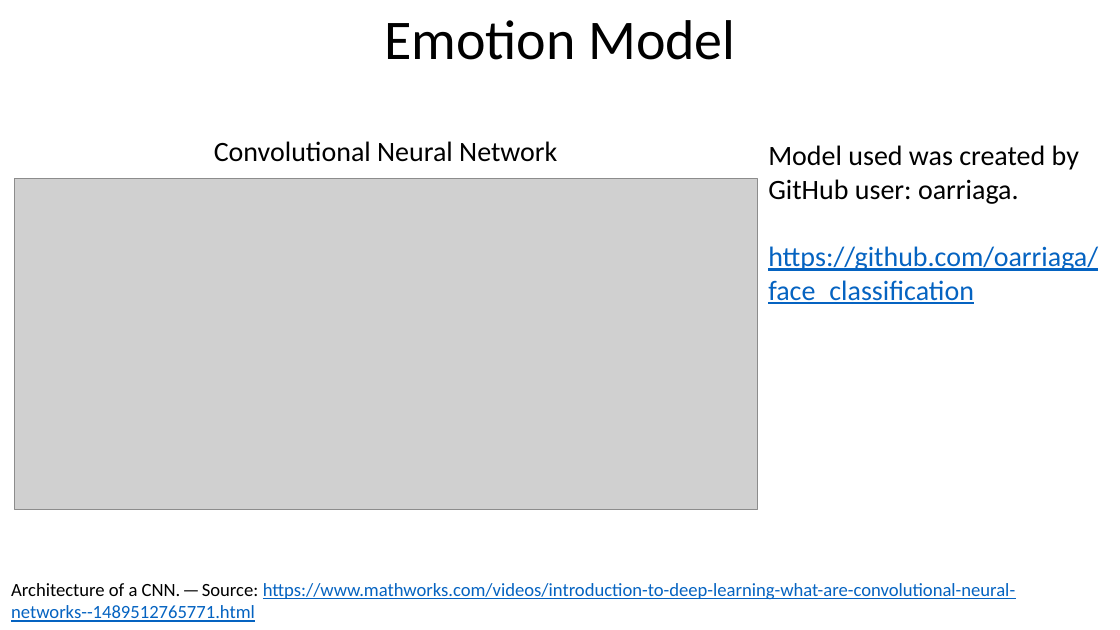
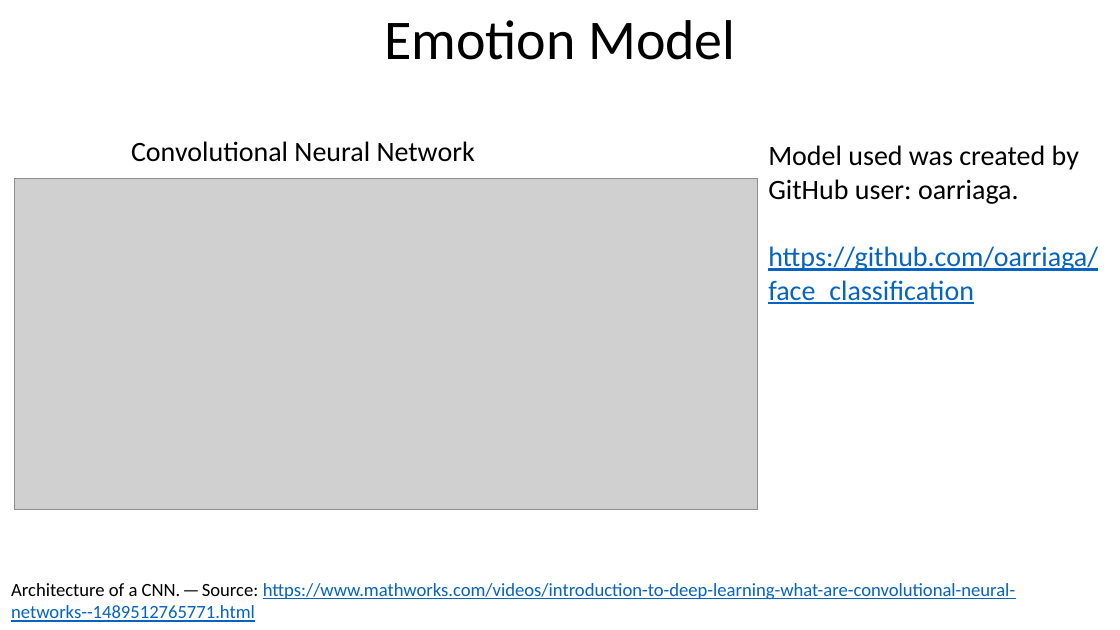
Before and after one commit to Donthave1/goodgamegang, a slide deck: slide 7 of GGG PPT.pptx (slide 6 before the commit). Drawn at 1120x630 pixels with LibreOffice and Linux fonts; fonts in the diff are those of the drawing; grey boxes stand for pictures. Boxes give left, top, right and bottom in pixels: in the first picture for what was removed or moved away, otherwise in the second. Text is boxed around its words. In the diff, an @@ line names an element or a change of style, - is before the commit and + after.

```diff
--- a/GGG PPT.pptx
+++ b/GGG PPT.pptx
@@ title "Convolutional Neural Network": place and size @@
-title "Convolutional Neural Network" at [214, 141, 557, 162]
+title "Convolutional Neural Network" at [131, 141, 475, 162]
```
Also in this commit, not shown: 8 other slides changed, 1 slide added.
